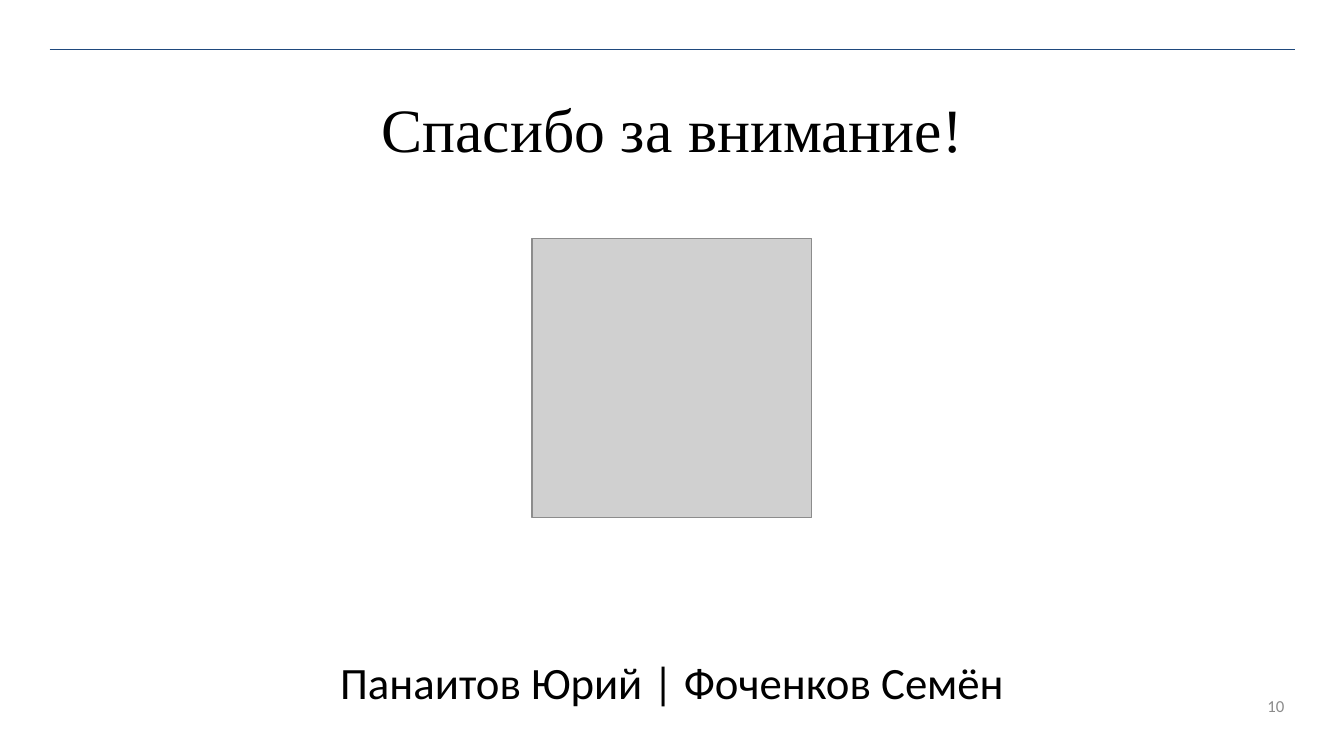
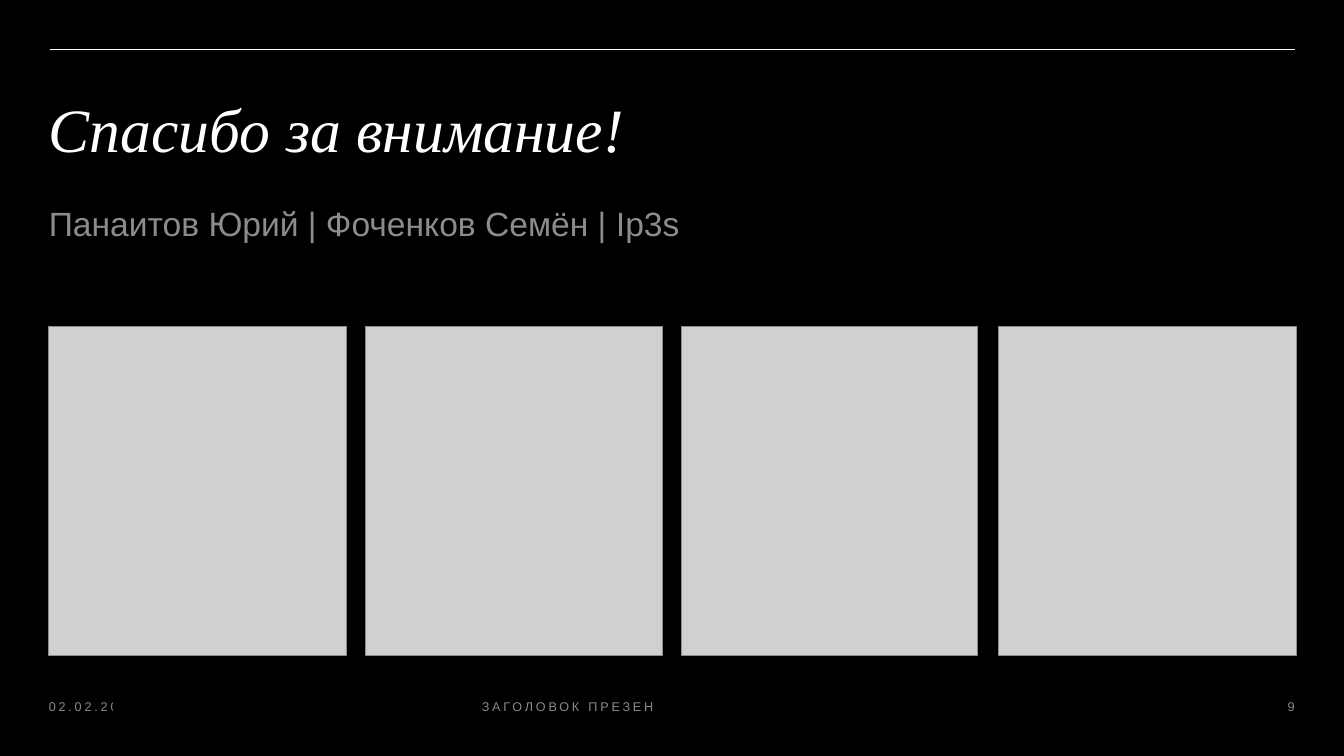
Before and after one commit to R1ccoon/Ip3s, a slide deck: slide 9 of not_site_files/pres.pptx (slide 10 before the commit). Drawn at 1344x756 pixels with LibreOffice and Linux fonts; fonts in the diff are those of the drawing; grey boxes stand for pictures. Boxes give left, top, right and bottom in pixels: in the first picture for what was removed or moved away, otherwise in the second. Text is boxed around its words. In the diff, an @@ line names an element or a change of style, - is before the commit and + after.

```diff
--- a/not_site_files/pres.pptx
+++ b/not_site_files/pres.pptx
@@ background #FFFFFF to #000000 @@
@@ line (49, 49) - (1295, 49): stroke #1F497D 0.5 pt to #FFFFFF 0.5 pt @@
@@ title "Спасибо за внимание!" at (49, 108, 623, 153): text colour #000000 to #FFFFFF, italic on; alignment centre to left @@
@@ text at (49, 211, 679, 243): text changed; size 32 to 24 pt; font Calibri to Arial; text colour #000000 to #FFFFFF at 55% opacity @@
-Панаитов Юрий | Фоченков Семён
+Панаитов Юрий | Фоченков Семён | Ip3s
@@ picture removed at (532, 238, 813, 518) @@
@@ picture added at (48, 327, 346, 656) @@
@@ picture added at (366, 327, 662, 656) @@
@@ picture added at (682, 327, 978, 656) @@
@@ picture added at (999, 327, 1297, 656) @@
@@ text added at (482, 679, 1077, 734), 9 pt, text #FFFFFF at 55% opacity @@
+ЗАГОЛОВОК ПРЕЗЕНТАЦИИ
@@ text added at (49, 702, 137, 711), 9 pt, text #FFFFFF at 55% opacity @@
+02.02.20ГГ
@@ page number at (1288, 702, 1295, 711): text changed; size 12 to 9 pt; font Calibri to Arial; text colour #8C8C8C to #FFFFFF at 55% opacity @@
-10
+9
```
Also in this commit, not shown: 7 other slides changed, 1 slide added, 2 slides removed, 51 other files.
